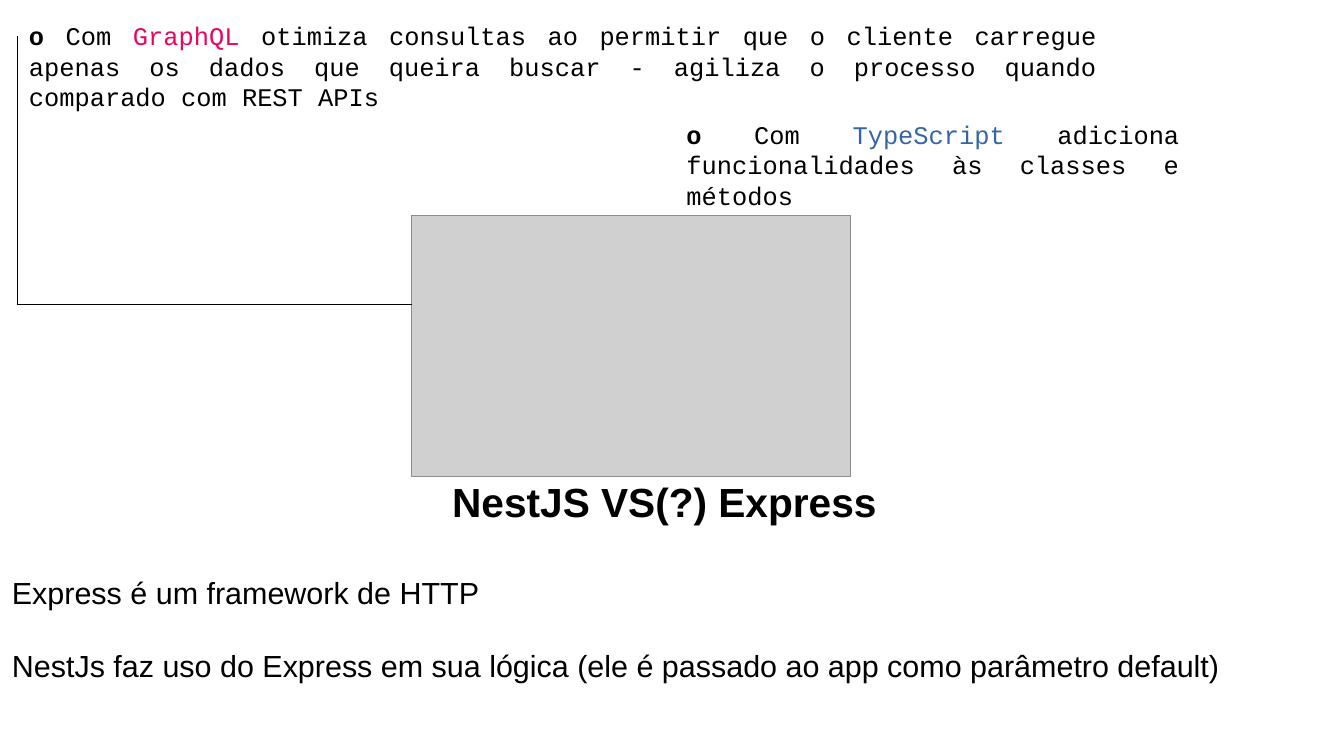
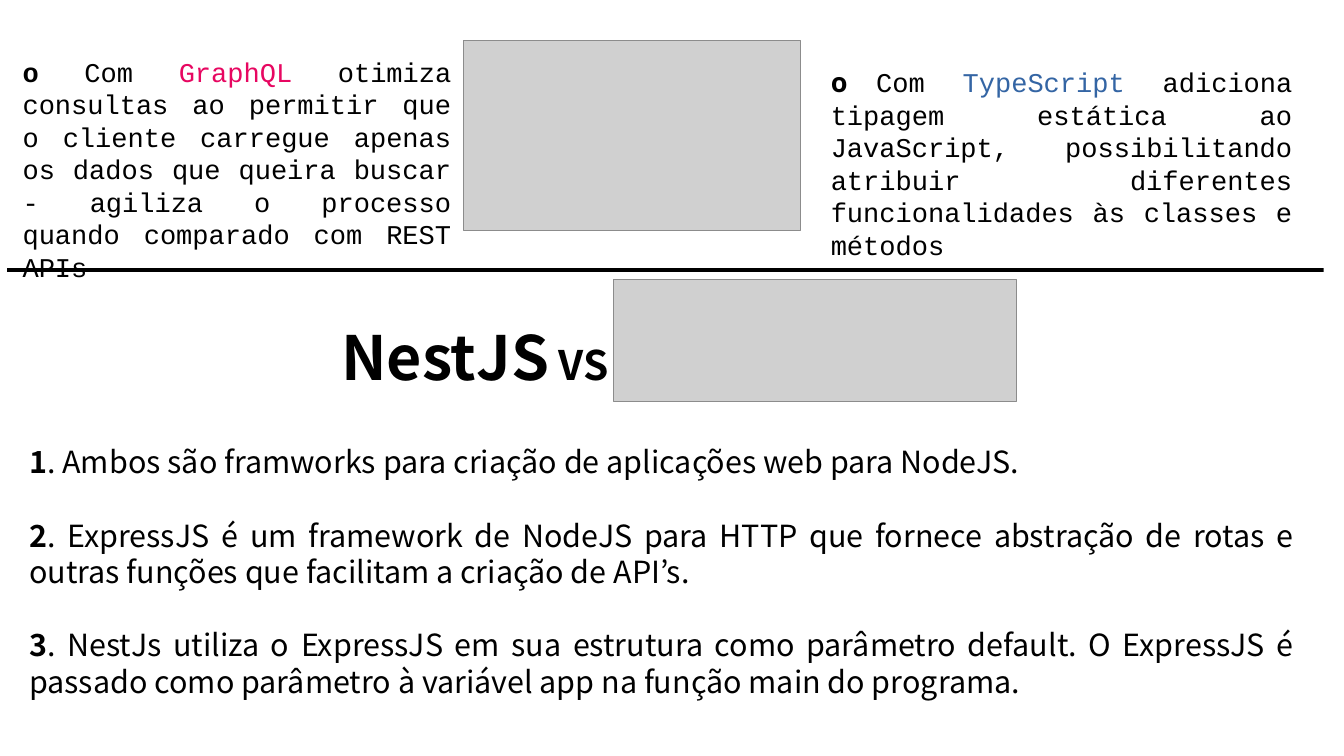
Before and after one commit to and2carvalho/cepJS, a slide deck: slide 2 of apesentacaoNestJS.pptx. Drawn at 1344x756 pixels with LibreOffice and Linux fonts; fonts in the diff are those of the drawing; grey boxes stand for pictures. Boxes give left, top, right and bottom in pixels: in the first picture for what was removed or moved away, otherwise in the second. Text is boxed around its words. In the diff, an @@ line names an element or a change of style, - is before the commit and + after.

```diff
--- a/apesentacaoNestJS.pptx
+++ b/apesentacaoNestJS.pptx
@@ text "o Com GraphQL otimiza consultas ...": place and size @@
-text "o Com GraphQL otimiza consultas ..." at bbox=[29, 27, 1097, 112]
+text "o Com GraphQL otimiza consultas ..." at bbox=[23, 63, 452, 278]
@@ text "o Com GraphQL otimiza consultas ..." at bbox=[23, 63, 452, 278]: size 15 to 16 pt @@
@@ line removed from (17, 37) to (17, 305) @@
@@ picture: place and size @@
-picture at bbox=[412, 216, 851, 477]
+picture at bbox=[463, 40, 801, 231]
@@ text at bbox=[831, 73, 1293, 256]: text changed; size 15 to 16 pt @@
-o Com TypeScript adiciona funcionalidades às classes e métodos
+o Com TypeScript adiciona tipagem estática ao JavaScript, possibilitando atribuir diferentes funcionalidades às classes e métodos
@@ line moved from (17, 305) - (412, 305) to (7, 271) - (1324, 271) @@
@@ line (7, 271) - (1324, 271): stroke #000000 0.75 pt to #000000 2.25 pt @@
@@ picture added at bbox=[613, 279, 1017, 401] @@
@@ text at bbox=[341, 334, 608, 381]: text changed; size 18 to 36 pt; font Arial to Noto Sans CJK KR; bold on @@
-NestJS VS(?) Express
-Express é um framework de HTTP
-NestJs faz uso do Express em sua lógica (ele é passado ao app como parâmetro default)
+NestJS VS ess
@@ text added at bbox=[29, 448, 1294, 701], 18 pt, text #000000 @@
+1. Ambos são framworks para criação de aplicações web para NodeJS.
+2. ExpressJS é um framework de NodeJS para HTTP que fornece abstração de rotas e outras funções que facilitam a criação de API’s.
+3. NestJs utiliza o ExpressJS em sua estrutura como parâmetro default. O ExpressJS é passado como parâmetro à variável app na função main do programa.
```
Also in this commit, not shown: 6 other slides changed, 1 slide added.
